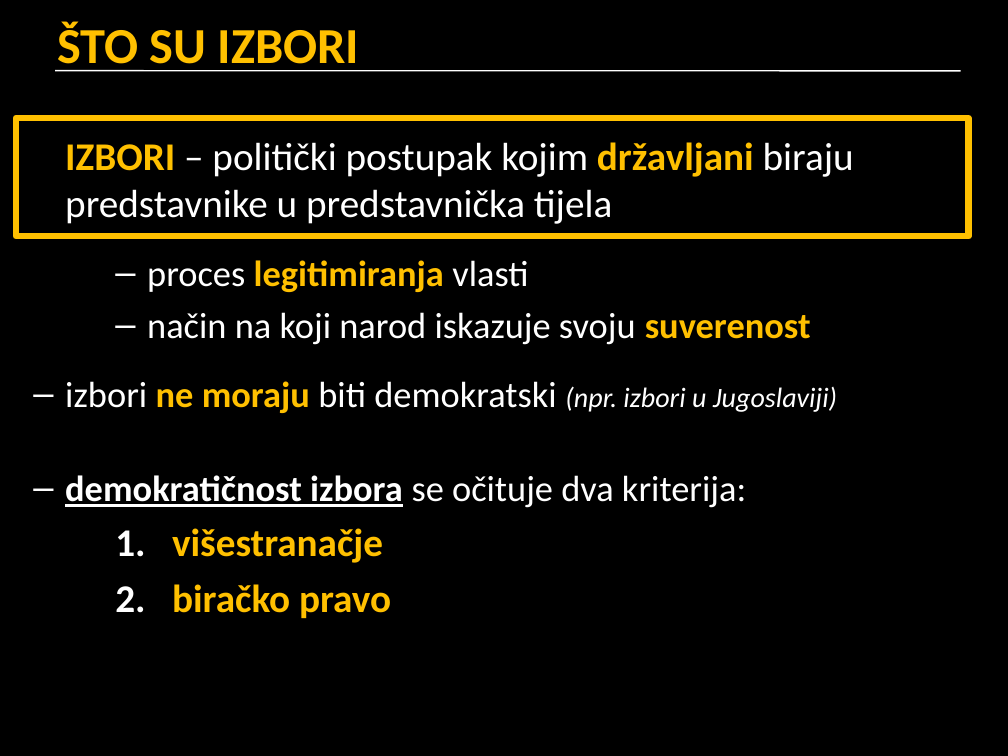
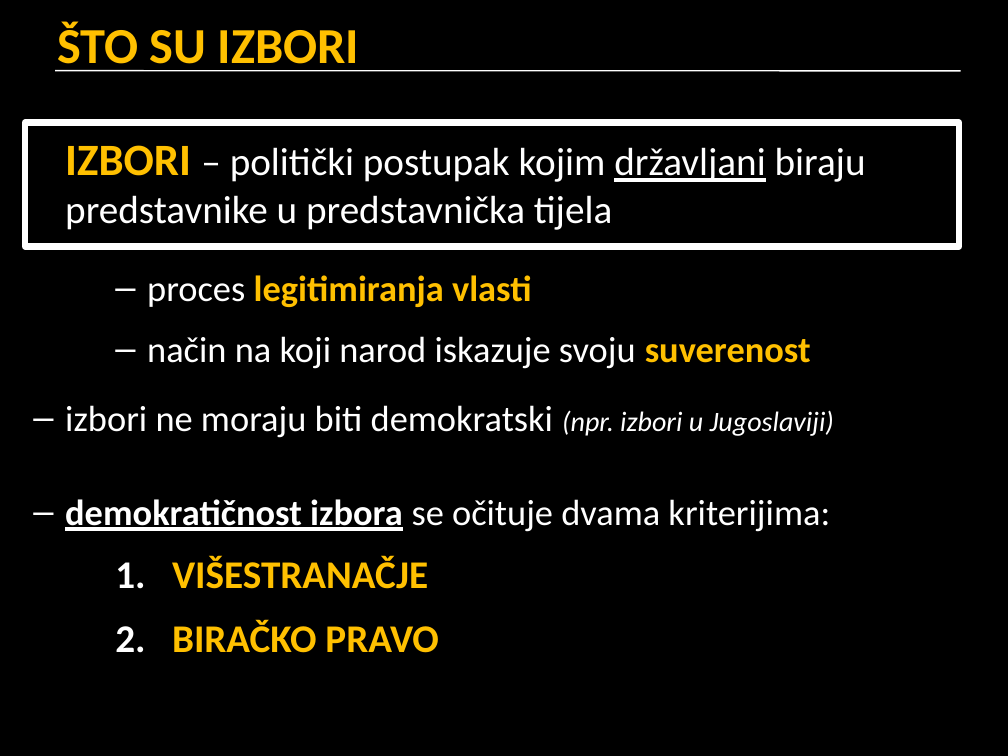
Before and after one commit to srednja-skola/politika, a slide deck: slide 2 of data/pptx/005_izbori.pptx. Drawn at 1008x756 pixels with LibreOffice and Linux fonts; fonts in the diff are those of the drawing. Boxes give left, top, right and bottom in pixels: in the first picture for what was removed or moved away, otherwise in the second. Text is boxed around its words. In the diff, an @@ line names an element or a change of style, - is before the commit and + after.

```diff
--- a/data/pptx/005_izbori.pptx
+++ b/data/pptx/005_izbori.pptx
@@ rectangle: place and size @@
-rectangle at (16, 118, 969, 236)
+rectangle at (25, 123, 960, 247)
@@ rectangle at (25, 123, 960, 247): outline #FFC000 4.5 pt to #FFFFFF 4.5 pt @@
@@ text at (65, 145, 866, 438): size 28 to 32 pt in "IZBORI"; text colour #FFC000 to #FFFFFF, bold off in "državljani", "ne moraju"; underline on in "državljani"; text colour #FFFFFF to #FFC000, bold on in "vlasti"; more space between paragraphs @@
@@ text at (65, 499, 830, 653): text changed @@
-– demokratičnost izbora se očituje dva kriterija:
-  1. višestranačje
-  2. biračko pravo
+– demokratičnost izbora se očituje dvama kriterijima:
+  1. VIŠESTRANAČJE
+  2. BIRAČKO PRAVO
```
Also in this commit, not shown: 30 other slides changed, 1 slide added.
